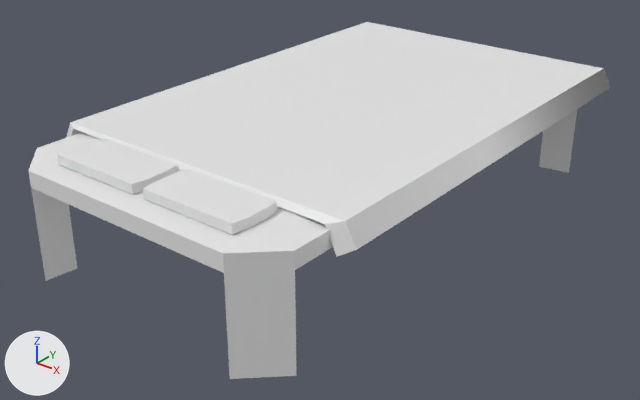
What one commit did to the FBX model Assets/Blender Exports/fixed obejcts/bed_fixed.fbx.
Before and after are seen from a 50 mm lens placed at (6.67, -8.65, 5.27), pointed at (-0.04, -0.26, 0.07). The lights are fixed; the arrows at lower left show +X, +Y and +Z. Where no turn or scale is listed for an object, it has been applied to the vertices. Vertices at the same position are counted once.
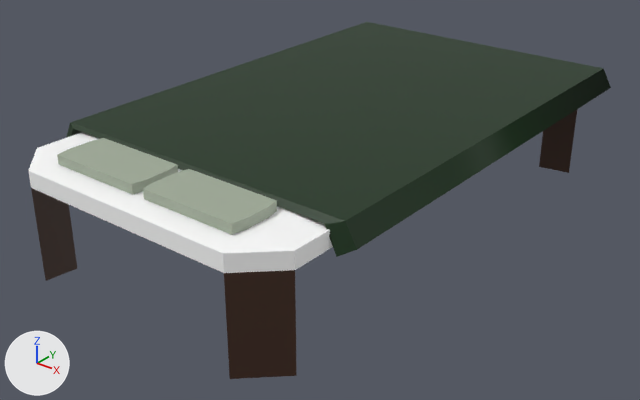
Pixel boxes [x1, y1, x2, y2] of what changed, in the pictures (640 x 400 px):
part 1 of me_cube_001, recoloured
    both: [38, 132, 333, 270]
part 2 of me_cube_001, recoloured
    both: [28, 148, 295, 273]
part 3 of me_cube_001, recoloured (grey to brown)
    both: [31, 110, 577, 379]
part 4 of me_cube_001, recoloured (white to grey)
    both: [57, 138, 277, 235]
part 5 of me_cube_001, recoloured (white to grey)
    both: [70, 22, 604, 221]
part 6 of me_cube_001, recoloured
    both: [345, 69, 611, 249]
part 7 of me_cube_001, recoloured (white to grey)
    both: [66, 123, 344, 224]
part 8 of me_cube_001, recoloured (grey to green)
    both: [325, 221, 357, 257]

What changed in the scene script:
```text
Add mat_mattress:
    mat_mattress = principled_material('Mattress')
    mat_mattress.base_color = (1.0, 1.0, 1.0)  # white #ffffff
Add mat_wood:
    mat_wood = principled_material('Wood')
    mat_wood.base_color = (0.0482, 0.0185, 0.00857)  # brown #3e2517
Add mat_pillow:
    mat_pillow = principled_material('Pillow')
    mat_pillow.base_color = (0.356, 0.413, 0.319)  # grey #a1ac99
Add mat_blanket:
    mat_blanket = principled_material('Blanket')
    mat_blanket.base_color = (0.00403, 0.0273, 0.00439)  # dark green #0d2e0e
Change me_cube_001:
    where me_cube_001.from_pydata(...)  # 105 vertices, 112 faces; spans x -2.33..2.25, y -3.62..3.76, z -1.35..0.26
    used by ob_cube; location = (0.0, 0.0, 1.16)
    me_cube_001 part 1: 12 of the faces centred in x -1.98..1.98, y 0.0..3.62, z -1.33..0.14 switch from no material to mat_mattress (white #ffffff)
    me_cube_001 part 2: 6 of the faces centred in x -1.74..1.74, y -3.62..-3.32, z 0.0..0.12 switch from no material to mat_mattress (white #ffffff)
    me_cube_001 part 3: 20 of the faces centred in x -1.74..1.74, y -3.4..3.4, z -1.33..-0.12 switch from no material to mat_wood (brown #3e2517)
    me_cube_001 part 4: all 52 faces centred in x -1.35..1.39, y -3.35..-2.7, z 0.14..0.26 switch from no material to mat_pillow (grey #a1ac99)
    me_cube_001 part 5: 12 of the faces centred in x -2.28..-0.03, y 0.49..3.73, z -0.16..0.2 switch from no material to mat_blanket (dark green #0d2e0e)
    me_cube_001 part 6: 7 of the faces centred in x 2.0..2.17, y 0.46..3.7, z -0.11..0.07 switch from no material to mat_blanket (dark green #0d2e0e)
    me_cube_001 part 7: 2 of the faces centred in x -2.19..-0.05, y -2.58..-2.57, z 0.01..0.18 switch from no material to mat_blanket (dark green #0d2e0e)
    me_cube_001 part 8: 1 of the faces centred in x 2.09, y -2.6, z 0.03 switch from no material to mat_blanket (dark green #0d2e0e)
```
